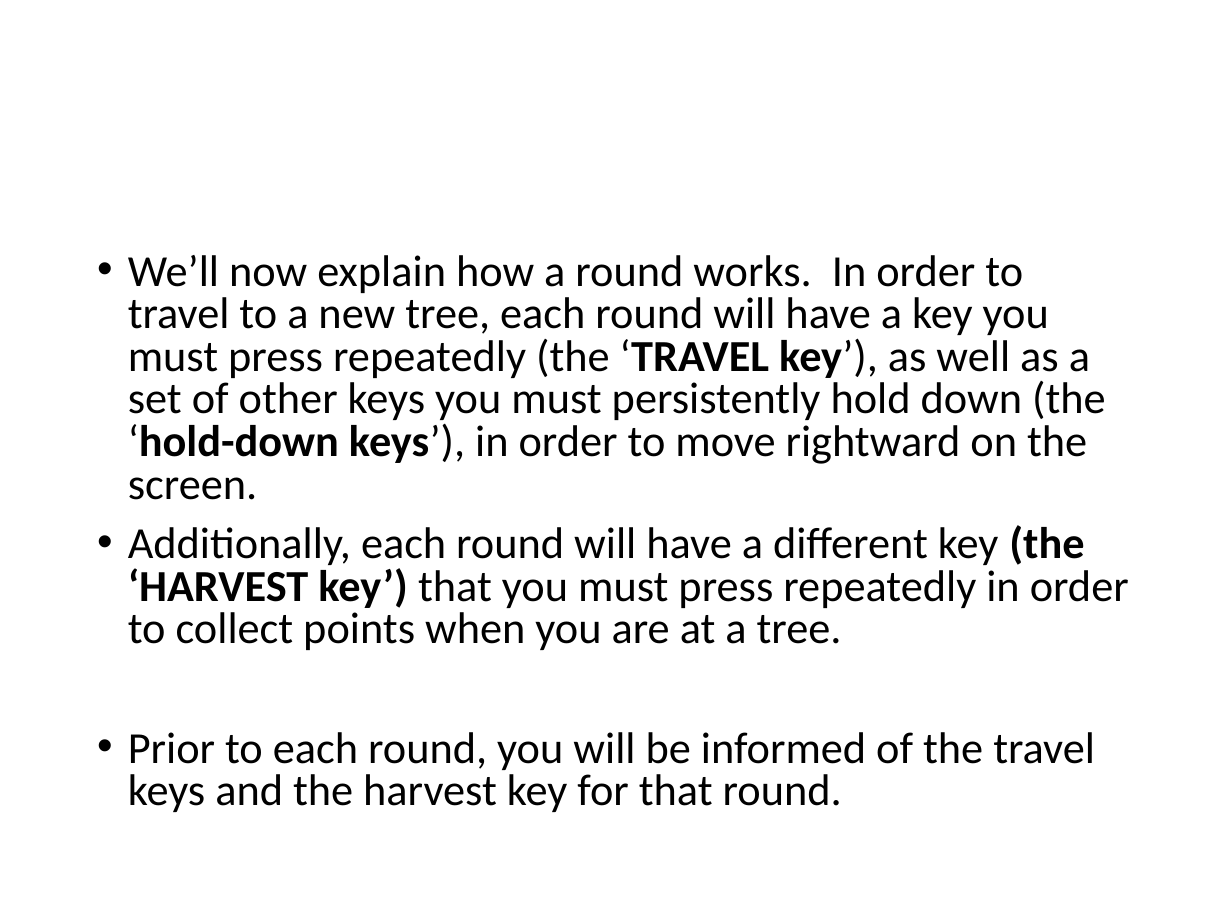
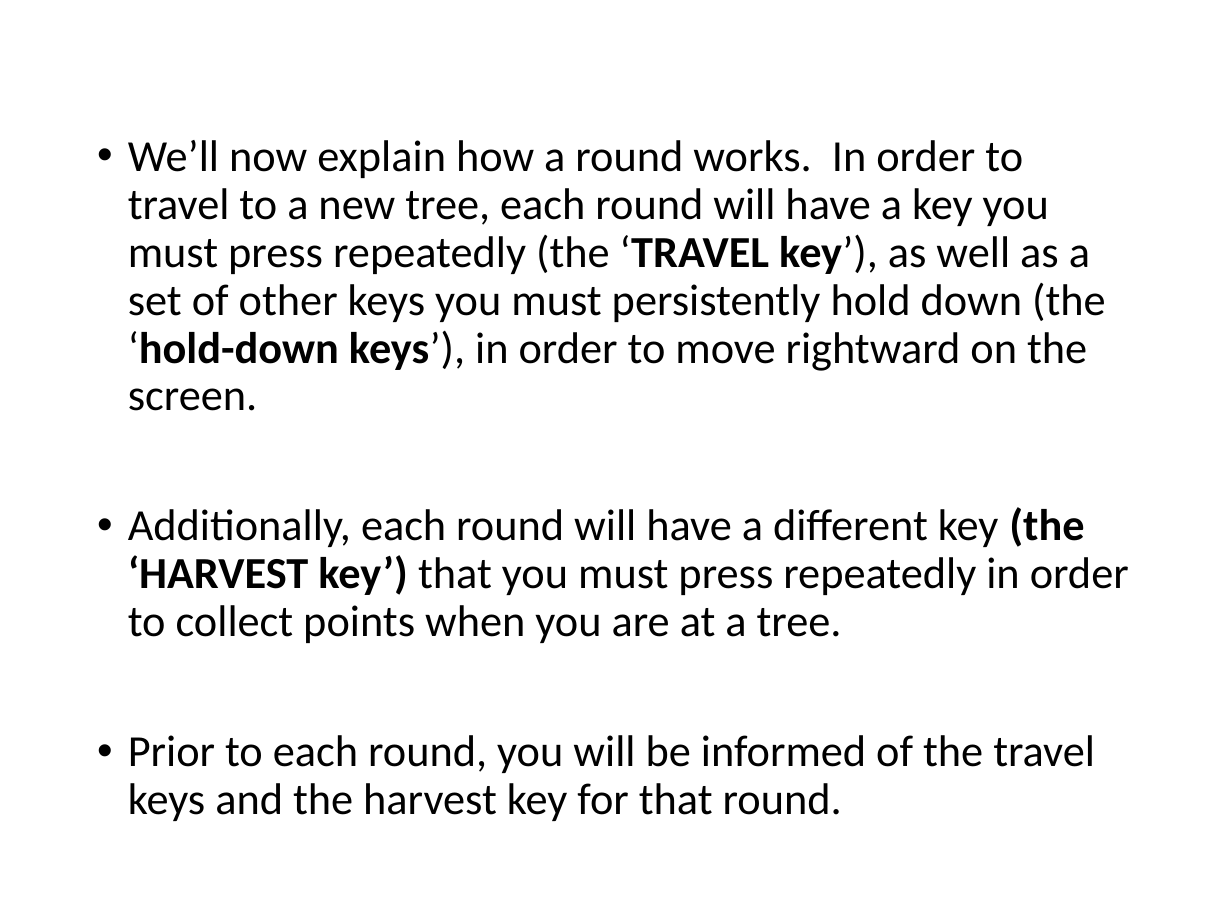
Before and after one commit to evanrussek/forage_jsp, a slide deck: slide 2 of public/ver_4/Stimuli/forage_instructions.pptx. Drawn at 1232x924 pixels with LibreOffice and Linux fonts; fonts in the diff are those of the drawing. Boxes give left, top, right and bottom in pixels: in the first picture for what was removed or moved away, otherwise in the second. Text is boxed around its words. In the diff, an @@ line names an element or a change of style, - is before the commit and + after.

```diff
--- a/public/ver_4/Stimuli/forage_instructions.pptx
+++ b/public/ver_4/Stimuli/forage_instructions.pptx
@@ text "We’ll now explain how a ...": place and size @@
-text "We’ll now explain how a ..." at (128,255,1129,812)
+text "We’ll now explain how a ..." at (128,140,1129,821)
@@ text "We’ll now explain how a ..." at (128,140,1129,821): line spacing 0.8 to 0.9 @@
```
Also in this commit, not shown: 5 other slides changed, 9 other files.
